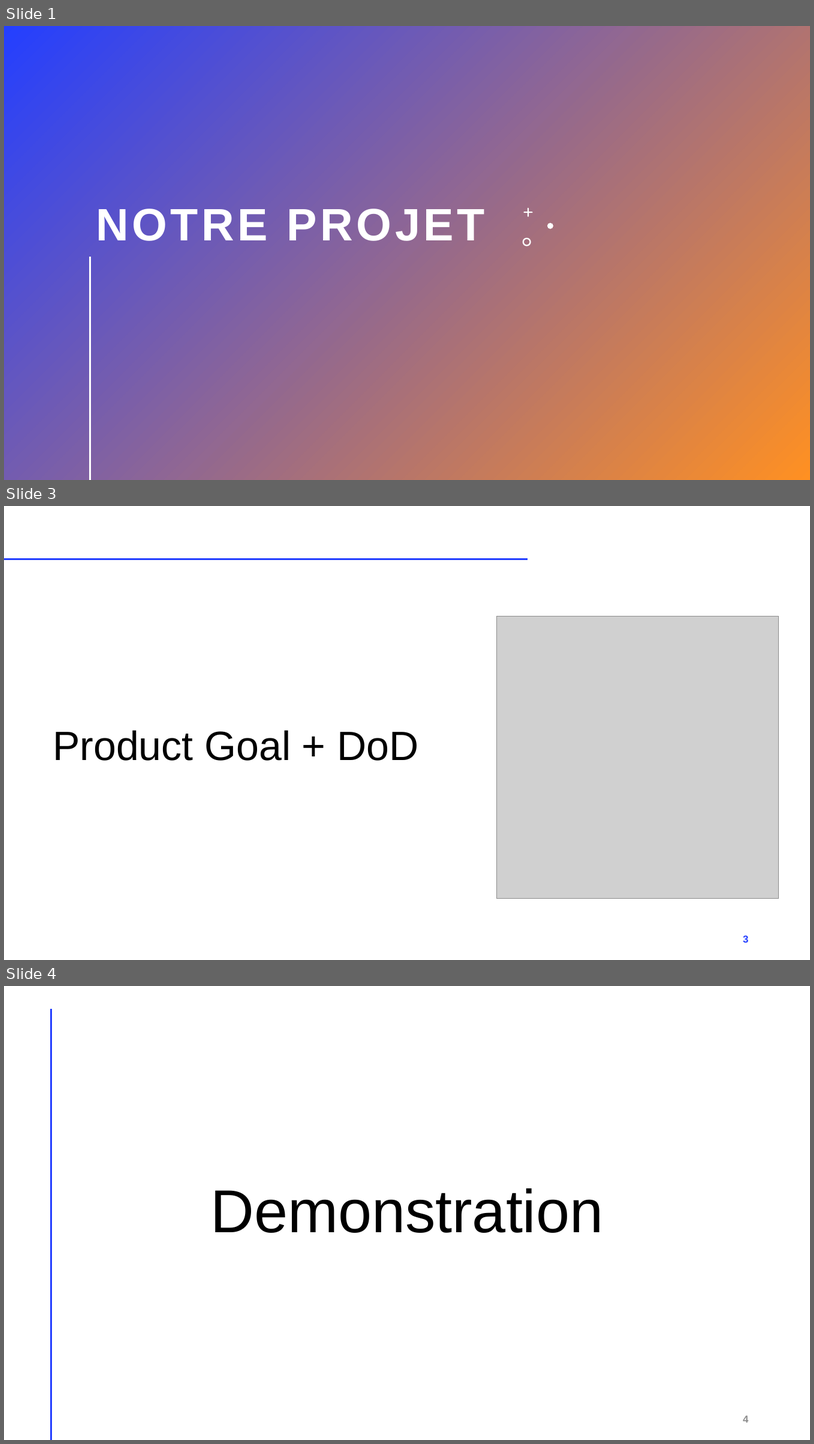
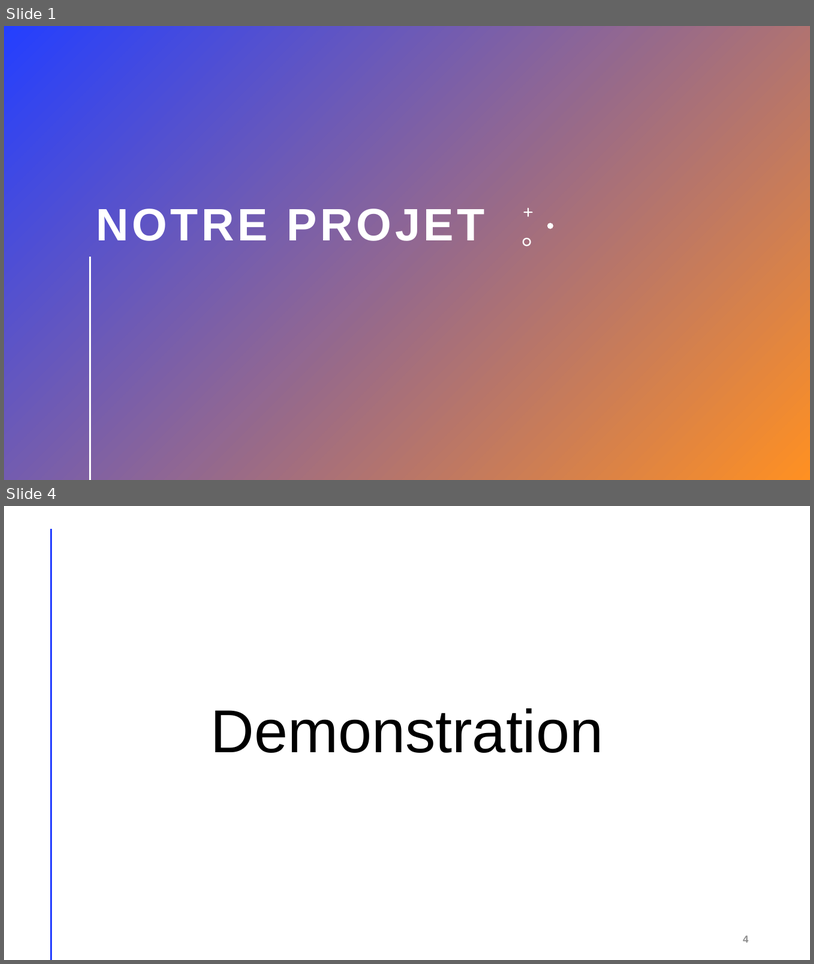
Before and after one commit to seiemens/snpt, a slide deck: doku/Notre Projet.pptx. Shown one above the other, each under a label of ours: slides 1, 3 and 4 before the commit, slides 1 and 4 after it; the slides between them are not shown. The pictures are 814x1444 and 814x964 pixels, drawn with LibreOffice and Linux fonts; fonts in the diff are those of the drawing; grey boxes stand for pictures. Boxes give left, top, right and bottom in pixels: in the first picture for what was removed or moved away, otherwise in the second. Text is boxed around its words. In the diff, an @@ line names an element or a change of style, - is before the commit and + after.

```diff
--- a/doku/Notre Projet.pptx
+++ b/doku/Notre Projet.pptx
@@ slide 3 removed at (4,506,810,960), background #FFFFFF @@
@@ line removed from (4, 559) to (527, 559) @@
@@ picture removed at (497,616,780,898) @@
@@ title removed at (53,730,419,760) @@
-Product Goal + DoD
@@ page number removed at (743,935,749,942) @@
-3
```
Also in this commit, not shown: 2 slides changed, 1 slide added, 1 other file.
